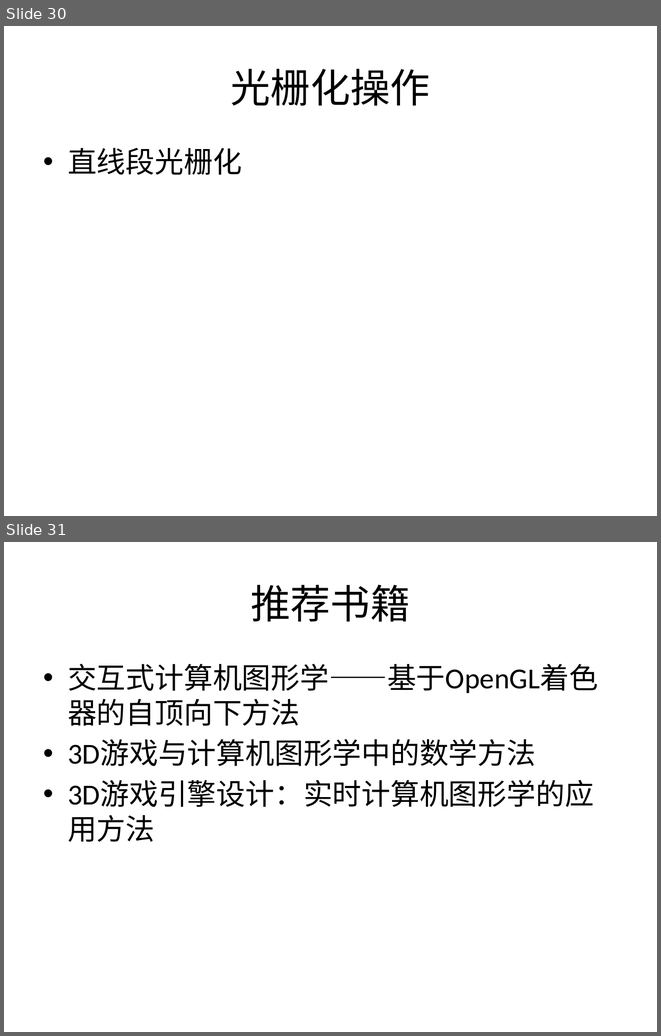
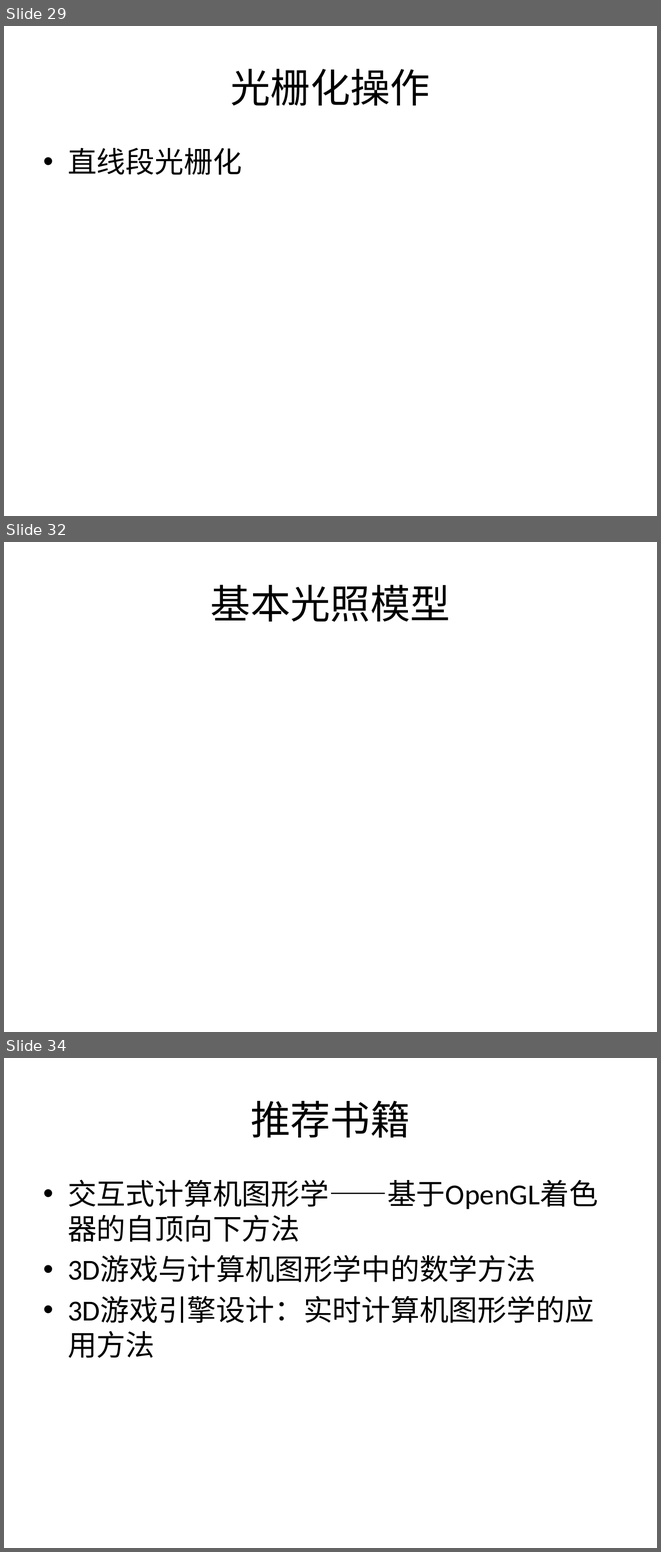
Before and after one commit to SeventhMage/MagicX, a slide deck: SoftEngine/doc/SoftwareRender.pptx. Shown one above the other, each under a label of ours: slides 30 and 31 before the commit, slides 29, 32 and 34 after it; the slides between them are not shown. The pictures are 661x1036 and 661x1552 pixels, drawn with LibreOffice and Linux fonts; fonts in the diff are those of the drawing. Boxes give left, top, right and bottom in pixels: in the first picture for what was removed or moved away, otherwise in the second. Text is boxed around its words. In the diff, an @@ line names an element or a change of style, - is before the commit and + after.

```diff
--- a/SoftEngine/doc/SoftwareRender.pptx
+++ b/SoftEngine/doc/SoftwareRender.pptx
@@ slide 32 added at (x1=4, y1=542, x2=657, y2=1032), background #FFFFFF @@
@@ title added at (x1=211, y1=584, x2=450, y2=622), 44 pt, text #000000 @@
+基本光照模型
@@ what was slide 30 is now slide 29 @@
@@ what was slide 31 is now slide 34 @@
```
Also in this commit, not shown: 2 slides changed, 4 other slides added, 1 slide removed.
